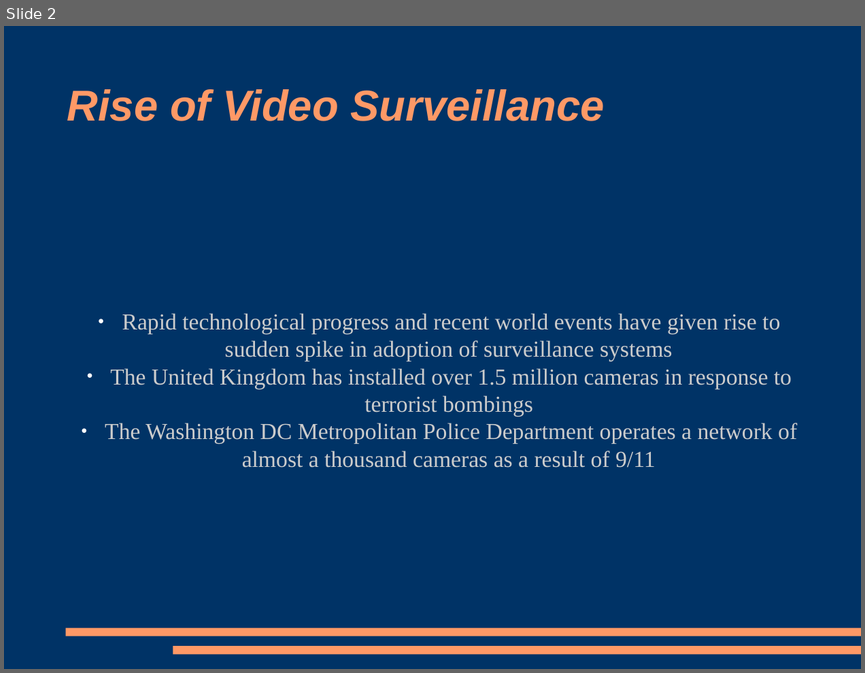
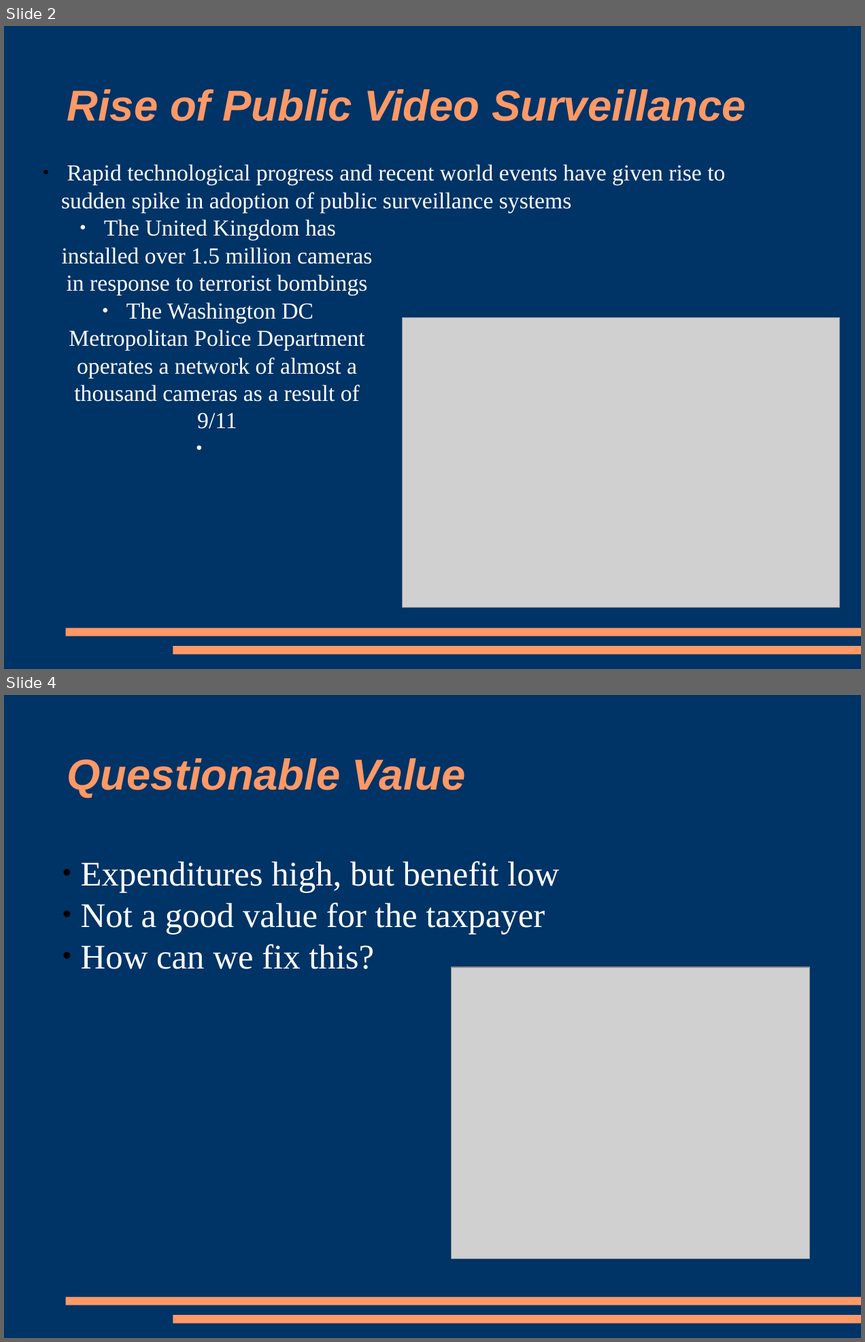
Before and after one commit to kisohag13/cshirk, a slide deck: image_processing/trunk/final_project/presentation.odp. Shown one above the other, each under a label of ours: slide 2 before the commit, slides 2 and 4 after it; the slides between them are not shown. The pictures are 865x673 and 865x1342 pixels, drawn with LibreOffice and Linux fonts; fonts in the diff are those of the drawing; grey boxes stand for pictures. Boxes give left, top, right and bottom in pixels: in the first picture for what was removed or moved away, otherwise in the second. Text is boxed around its words. In the diff, an @@ line names an element or a change of style, - is before the commit and + after.

```diff
--- a/image_processing/trunk/final_project/presentation.odp
+++ b/image_processing/trunk/final_project/presentation.odp
@@ slide 4 added at bbox=[4, 695, 861, 1338], background #003366; not listed: 2 template elements that a slide beside it also shows @@
@@ title added at bbox=[67, 758, 466, 798], 40 pt, text #FF9966, bold, italic @@
+Questionable Value
@@ subtitle added at bbox=[81, 861, 559, 969], 32 pt, text #FFFFFF @@
+● Expenditures high, but benefit low
+● Not a good value for the taxpayer
+● How can we fix this?
@@ picture added at bbox=[451, 967, 810, 1259] @@
@@ slide 2 changed as well @@
@@ title at bbox=[67, 89, 746, 121]: text changed @@
-Rise of Video Surveillance
+Rise of Public Video Surveillance
@@ subtitle added at bbox=[61, 164, 725, 212], 21.2 pt, text #FFFFFF @@
+● Rapid technological progress and recent world events have given rise to sudden spike in adoption of public surveillance systems
@@ text "The United Kingdom has installed ...": place and size @@
-text "The United Kingdom has installed ..." at bbox=[105, 313, 797, 467]
+text "The United Kingdom has installed ..." at bbox=[62, 219, 372, 429]
@@ text "The United Kingdom has installed ..." at bbox=[62, 219, 372, 429]: text colour #CCCCCC to #FFFFFF @@
@@ text at bbox=[122, 313, 780, 361]: paragraph removed @@
-● Rapid technological progress and recent world events have given rise to sudden spike in adoption of surveillance systems
@@ picture added at bbox=[402, 318, 840, 607] @@
```
Also in this commit, not shown: 2 other slides changed, 3 other slides added.
